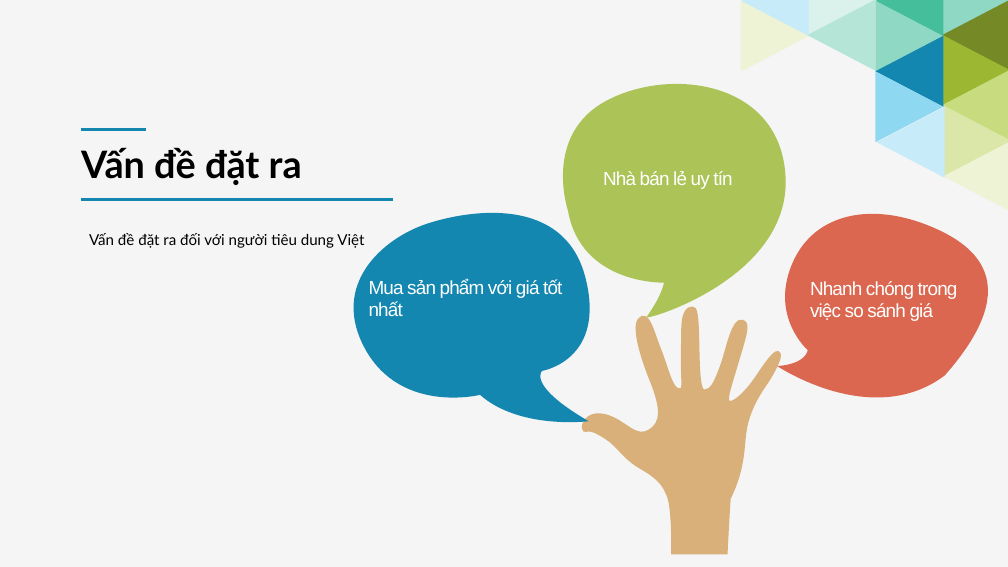
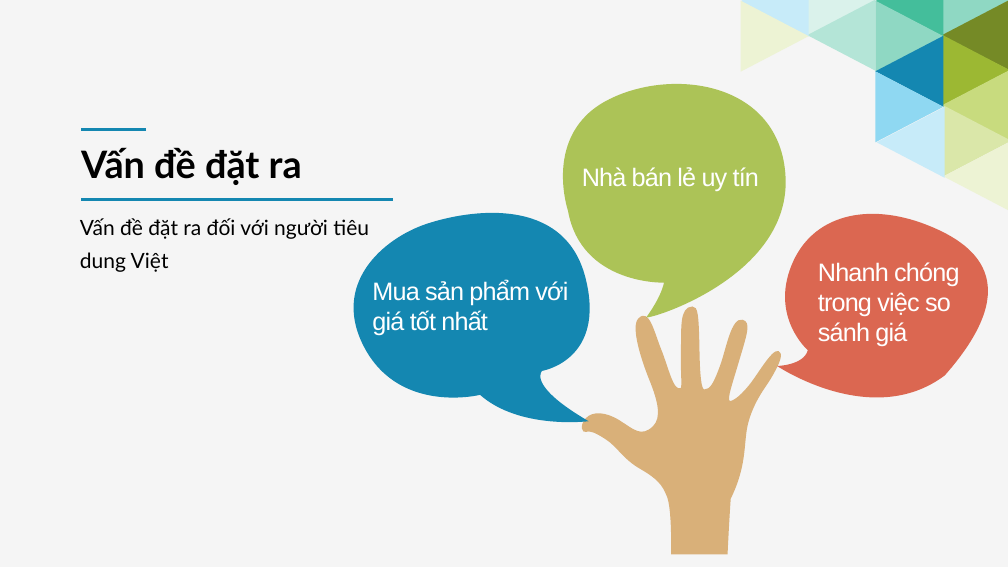
Before and after one commit to HaiUIT-zz/Price-Compare-System, a slide deck: slide 5 of presentation/final-file-present/Report-Project-14012018.pptx. Drawn at 1008x567 pixels with LibreOffice and Linux fonts; fonts in the diff are those of the drawing. Boxes give left, top, right and bottom in pixels: in the first picture for what was removed or moved away, otherwise in the second. Text is boxed around its words. In the diff, an @@ line names an element or a change of style, - is before the commit and + after.

```diff
--- a/presentation/final-file-present/Report-Project-14012018.pptx
+++ b/presentation/final-file-present/Report-Project-14012018.pptx
@@ size 18 to 24 pt in 3 elements at (818,262,959,346), (372,280,568,336), (582,167,759,191) @@
@@ text "Nhà bán lẻ uy tín": place and size @@
-text "Nhà bán lẻ uy tín" at (603,171,732,189)
+text "Nhà bán lẻ uy tín" at (582,167,759,191)
@@ text "Vấn đề đặt ra đối ...": place and size @@
-text "Vấn đề đặt ra đối ..." at (89,233,364,248)
+text "Vấn đề đặt ra đối ..." at (80,218,369,272)
@@ text "Vấn đề đặt ra đối ..." at (80,218,369,272): size 14.4 to 20 pt; more space between paragraphs @@
@@ text "Nhanh chóng trong việc so ...": place and size @@
-text "Nhanh chóng trong việc so ..." at (810,281,958,321)
+text "Nhanh chóng trong việc so ..." at (818,262,959,346)
```
Also in this commit, not shown: 10 other slides changed, 1 slide added, 2 slides removed.
